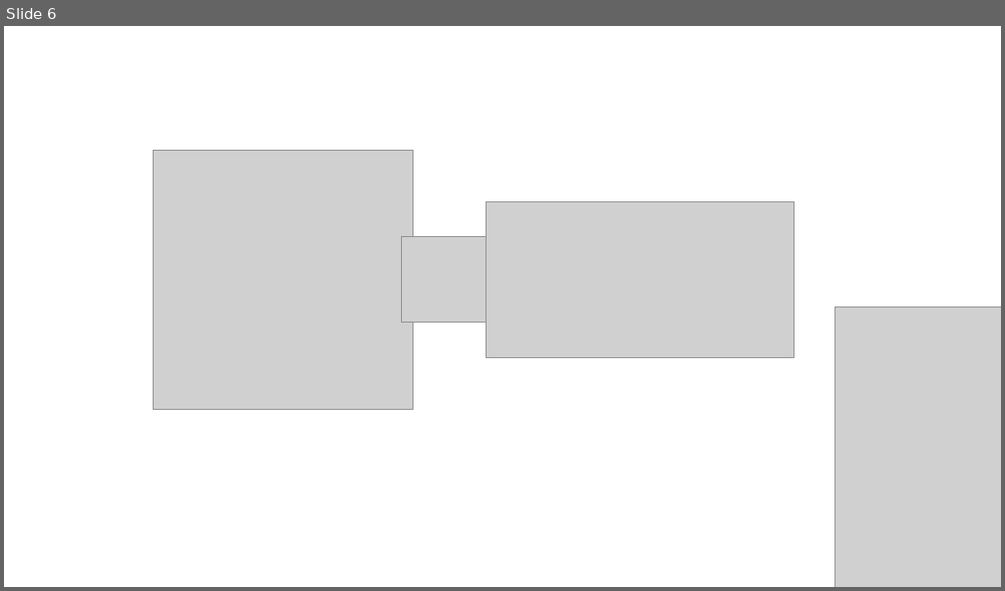
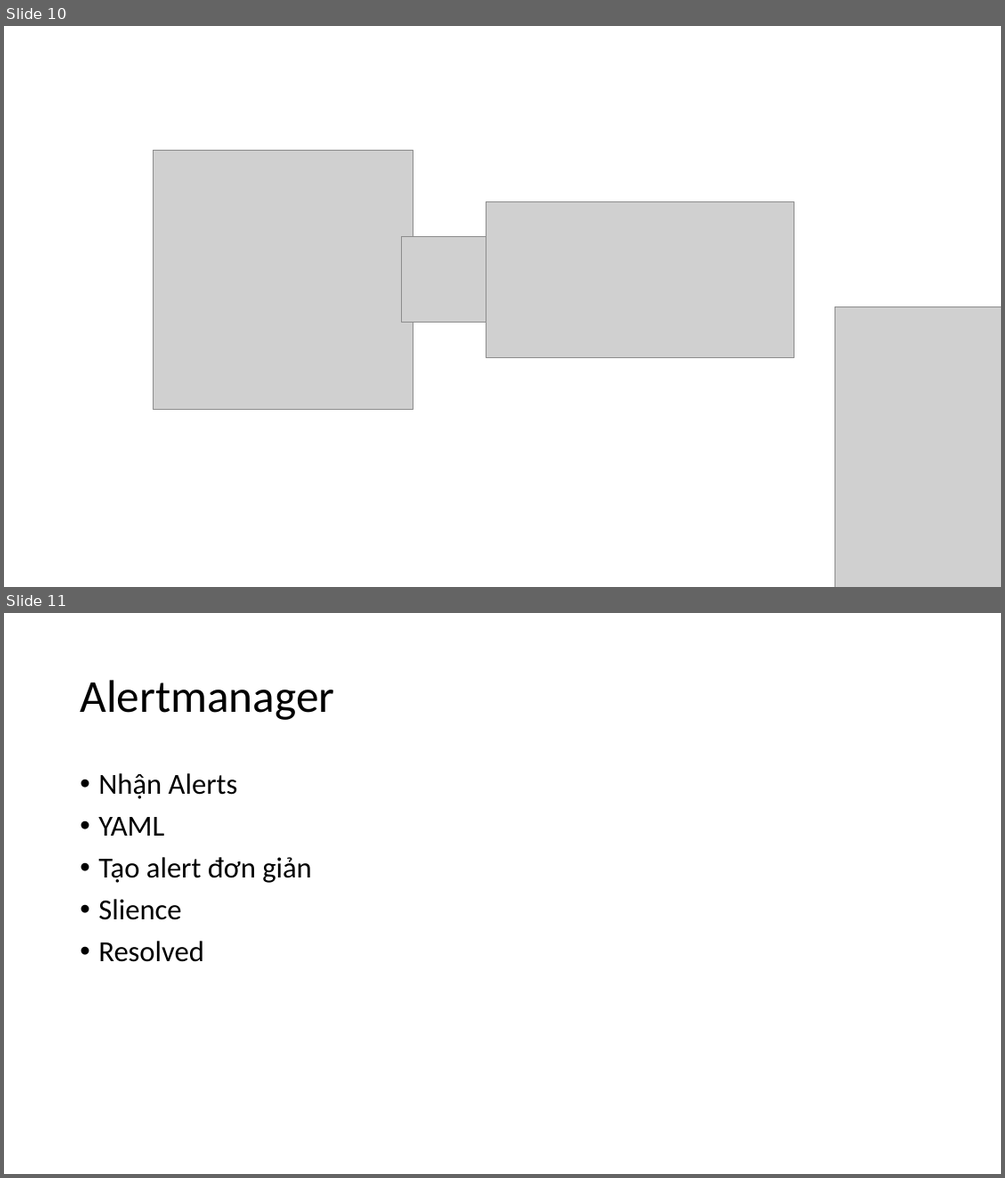
Before and after one commit to vietdien2005/workshop-prometheus, a slide deck: workshop.pptx. Shown one above the other, each under a label of ours: slide 6 before the commit, slides 10 and 11 after it. The pictures are 1005x591 and 1005x1178 pixels, drawn with LibreOffice and Linux fonts; fonts in the diff are those of the drawing; grey boxes stand for pictures. Boxes give left, top, right and bottom in pixels: in the first picture for what was removed or moved away, otherwise in the second. Text is boxed around its words. In the diff, an @@ line names an element or a change of style, - is before the commit and + after.

```diff
--- a/workshop.pptx
+++ b/workshop.pptx
@@ slide 11 added at (4,613,1001,1174), background #FFFFFF @@
@@ title added at (80,680,334,720), 44 pt, text #000000 @@
+Alertmanager
@@ text added at (98,773,312,962), 28 pt, text #000000 @@
+• Nhận Alerts
+• YAML
+• Tạo alert đơn giản
+• Slience
+• Resolved
@@ what was slide 6 is now slide 10 @@
```
Also in this commit, not shown: 4 slides changed, 7 other slides added, 1 slide removed.
